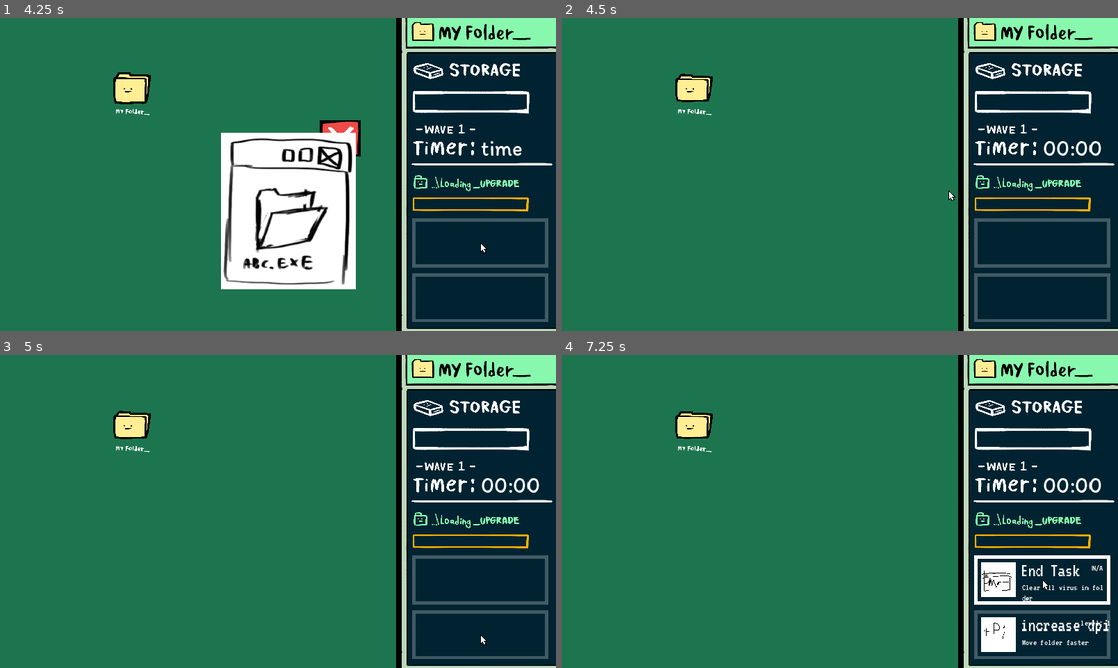
Above: before the commit, frames 1-4 (two rows, left to right).
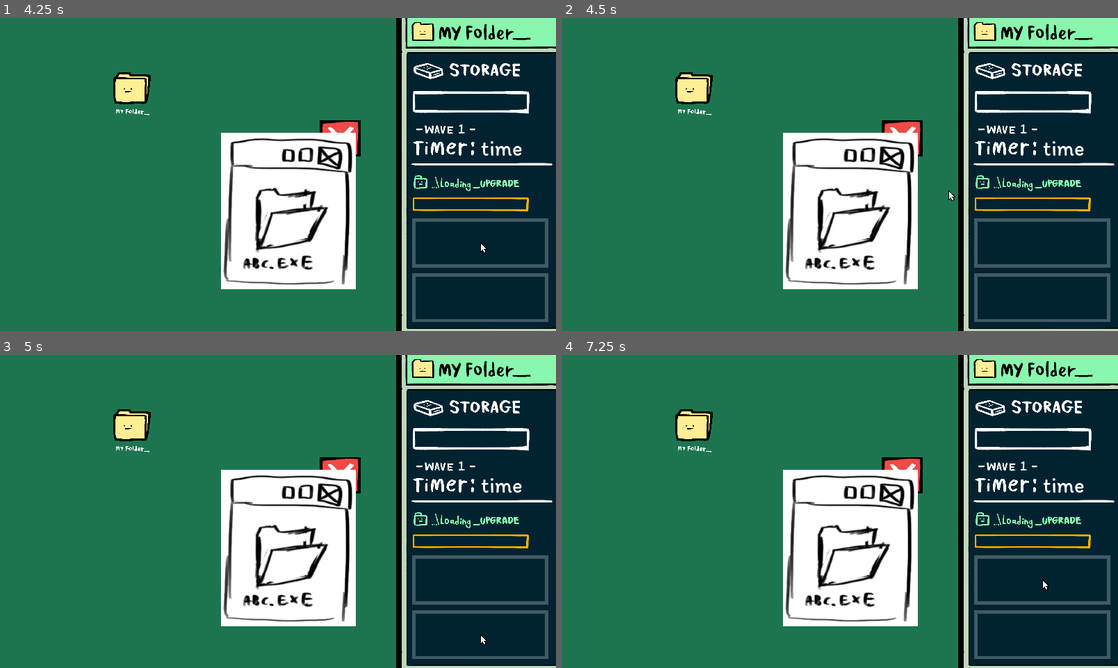
Above: after the commit, the same moments.

Repository: icheft524/Folder-Brawler
Game: Godot game, scene res://menu.tscn
Same seed, same stepped clock (60 frames per second), same inputs: the game is played once before the commit and once after it. The engine's default icon, where the game draws it, is replaced by a stand-in: a white triangle on a blue panel in a dark square.
Inputs (mouse positions are in pixels of both pictures, inside the frame that each line leads up to):
- Up to frame 1 (4.25 s): click (16, 36) at 0.5 s; tap Enter (ui_accept) every 0.75 s from 1.25 to 3.5 s; drag from (478, 243) to (133, 86) at 1.27 s; drag from (478, 296) to (133, 86) at 2.02 s; move the mouse to (339, 136) at 2.77 s; press the mouse at (339, 136) at 2.78 s; release the mouse at (339, 136) at 3.5 s; drag from (250, 237) to (478, 243) at 3.52 s
- Up to frame 2 (4.5 s): tap Enter (ui_accept) at 4.25 s; drag from (901, 136) to (1040, 296) at 4.27 s
- Up to frame 3 (5 s): no input
- Up to frame 4 (7.25 s): tap Enter (ui_accept) at 5 s; drag from (695, 423) to (756, 433) at 5.02 s; move the mouse to (867, 511) at 5.77 s; press the mouse at (867, 511) at 5.78 s; release the mouse at (867, 511) at 6.5 s; drag from (756, 433) to (1040, 580) at 6.52 s

Frame 1 is identical in both runs. In frame 2, 13% of the frame differs, in the area x 20-97%, y 17-87%; in frame 3, 13%; in frame 4, 16%, in the area x 20-99%, y 17-95%.

Commit message:
Revert "Revert "popup""
This reverts commit 140f20ccef913b16b79597f29ed7d238179a50ca.

Diff:
--- a/popup.gd
+++ b/popup.gd
@@ -18,9 +18,11 @@
 var wave6 = true
 
 func _ready():
-	if tutorial == true:
-		get_tree().paused = true
-		normal.visible = true
+	already_clicked = false
+
+	get_tree().paused = true
+	normal.visible = true
+
 
 
 
@@ -36,13 +38,17 @@
 	if global.time == 72 and wave4: #wave4 zip
 		get_tree().paused = true
 		zip.visible = true
-
+	print(mouse_close_in, already_clicked, global.inv_open)
 
 func _input(event):
 	if event is InputEventMouseButton:
 		if event.is_action_pressed("leftclick") && mouse_close_in && !already_clicked && !global.inv_open:
+			print("Hi")
+			get_viewport().set_input_as_handled()
+			mouse_close_in = false
+			#normal.visible = false
+			#ads.visible = true
 			already_clicked = true
-			get_viewport().set_input_as_handled()
 			#var tween_close = create_tween()
 			#tween_close.tween_property(self,"scale",close,0.2).set_trans(Tween.TRANS_QUINT).set_ease(Tween.EASE_IN)
 			#tween_close.play()
@@ -53,9 +59,12 @@
 
 
 func _on_normal_mouse_exited():
-	mouse_close_in = false
-	normal.visible = false
-	ads.visible = true
+	if mouse_close_in == false:
+		normal.visible = false
+		ads.visible = true
+		mouse_close_in == true
+
+
 
 
 
@@ -64,9 +73,10 @@
 
 
 func _on_ads_mouse_exited():
-	mouse_close_in = false
-	ads.visible = false
-	get_tree().paused = false
+	if mouse_close_in == false:
+		ads.visible = false
+		get_tree().paused = false
+		tutorial = false
 
 
 func _on_big_mouse_entered():
@@ -74,10 +84,10 @@
 
 
 func _on_big_mouse_exited():
-	mouse_close_in = false
-	big.visible = false
-	wave2 = false
-	get_tree().paused = false
+	if mouse_close_in == false:
+		big.visible = false
+		wave2 = false
+		get_tree().paused = false
 
 
 func _on_enc_mouse_entered():
@@ -85,10 +95,10 @@
 
 
 func _on_enc_mouse_exited():
-	mouse_close_in = false
-	enc.visible = false
-	wave3 = false
-	get_tree().paused = false
+	if mouse_close_in == false:
+		enc.visible = false
+		wave3 = false
+		get_tree().paused = false
 
 
 func _on_zip_mouse_entered():
@@ -96,7 +106,7 @@
 
 
 func _on_zip_mouse_exited():
-	mouse_close_in = false
-	zip.visible = false
-	wave4 = false
-	get_tree().paused = false
+	if mouse_close_in == false:
+		zip.visible = false
+		wave4 = false
+		get_tree().paused = false
--- a/popup.tscn
+++ b/popup.tscn
@@ -6,9 +6,10 @@
 [ext_resource type="Texture2D" uid="uid://dyvdnvjmp6q61" path="res://enemy/normal_file/normalfile.PNG" id="4_vtqjt"]
 
 [sub_resource type="RectangleShape2D" id="RectangleShape2D_pvovk"]
-size = Vector2(166, 117.5)
+size = Vector2(241, 171)
 
 [node name="popup" type="Node2D"]
+process_mode = 2
 script = ExtResource("1_k3w5a")
 
 [node name="normal" type="Area2D" parent="."]
@@ -16,7 +17,7 @@
 visible = false
 
 [node name="CollisionShape2D" type="CollisionShape2D" parent="normal"]
-position = Vector2(406, 14.25)
+position = Vector2(400.5, 14.5)
 shape = SubResource("RectangleShape2D_pvovk")
 
 [node name="Sprite2D" type="Sprite2D" parent="normal"]
